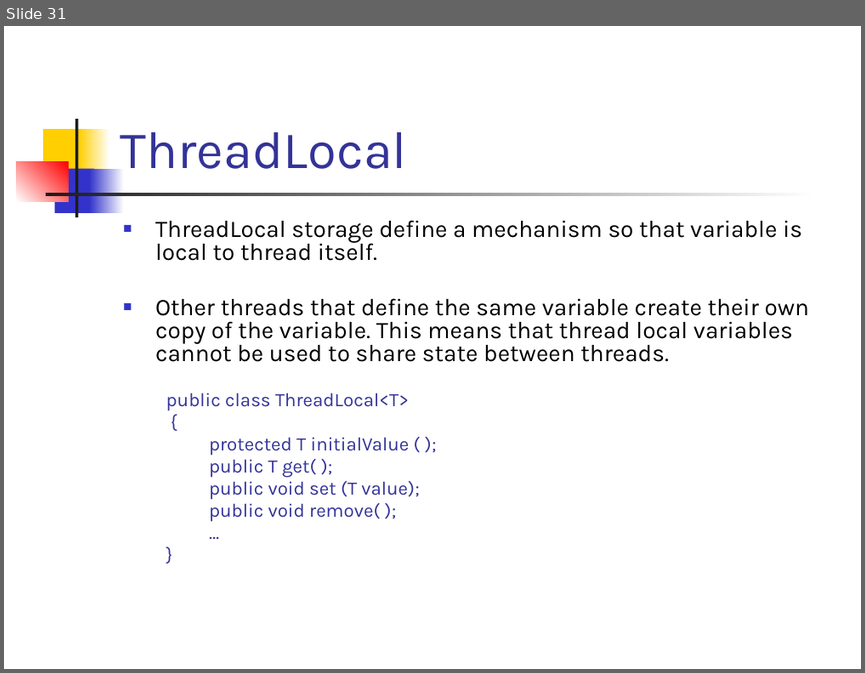
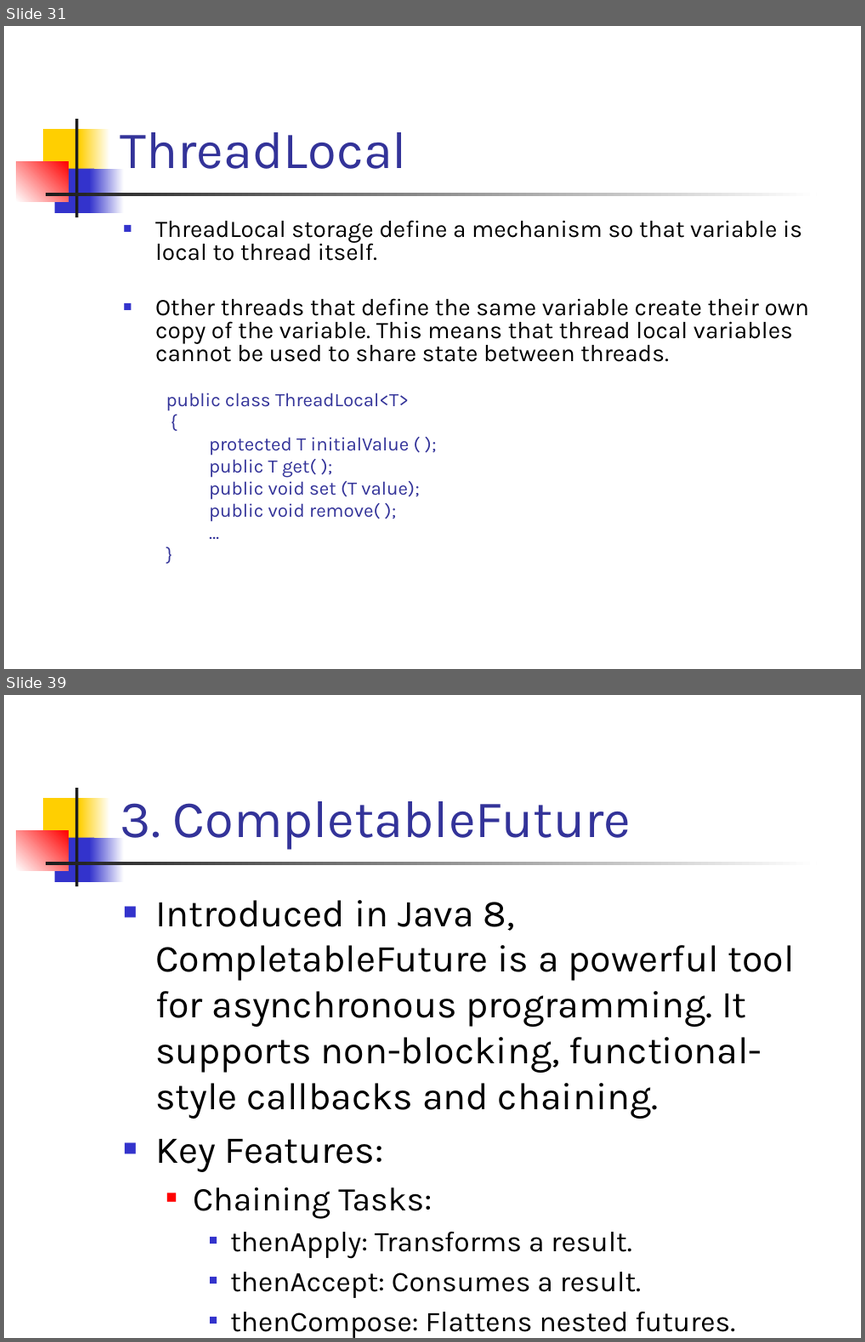
Before and after one commit to SarathaNatraj/MOBILITY-PLATFORM, a slide deck: CORE JAVA/MATERIALS/Java-Threads-and-Synchronization.pptx. Shown one above the other, each under a label of ours: slide 31 before the commit, slides 31 and 39 after it; the slides between them are not shown. The pictures are 865x673 and 865x1342 pixels, drawn with LibreOffice and Linux fonts; fonts in the diff are those of the drawing. Boxes give left, top, right and bottom in pixels: in the first picture for what was removed or moved away, otherwise in the second. Text is boxed around its words. In the diff, an @@ line names an element or a change of style, - is before the commit and + after.

```diff
--- a/CORE JAVA/MATERIALS/Java-Threads-and-Synchronization.pptx
+++ b/CORE JAVA/MATERIALS/Java-Threads-and-Synchronization.pptx
@@ slide 39 added at (x1=4, y1=695, x2=861, y2=1338), background #FFFFFF; not listed: 7 template elements that a slide beside it also shows @@
@@ title added at (x1=120, y1=801, x2=630, y2=850), 44 pt, text #333399 @@
+3. CompletableFuture
@@ text added at (x1=155, y1=900, x2=794, y2=1338), 32 pt, text #000000 @@
+■ Introduced in Java 8, CompletableFuture is a powerful tool for asynchronous programming. It supports non-blocking, functional-style callbacks and chaining.
+■ Key Features:
+  ■ Chaining Tasks:
+    ■ thenApply: Transforms a result.
+    ■ thenAccept: Consumes a result.
+    ■ thenCompose: Flattens nested futures.
```
Also in this commit, not shown: 11 other slides added, 11 other files.
